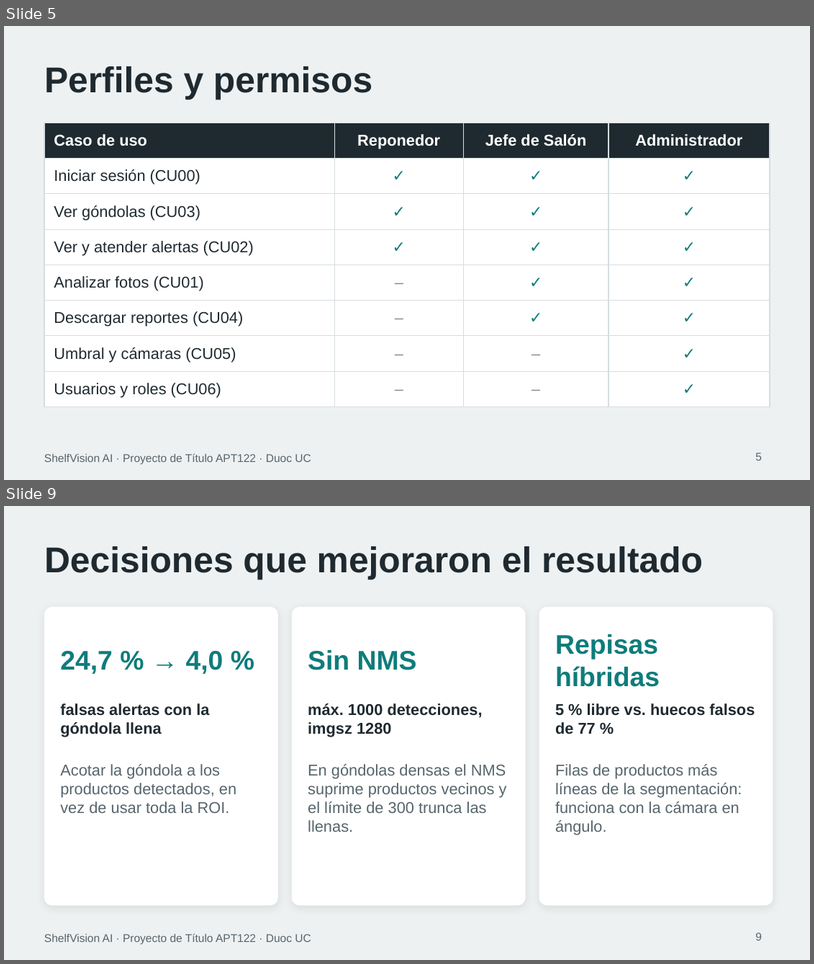
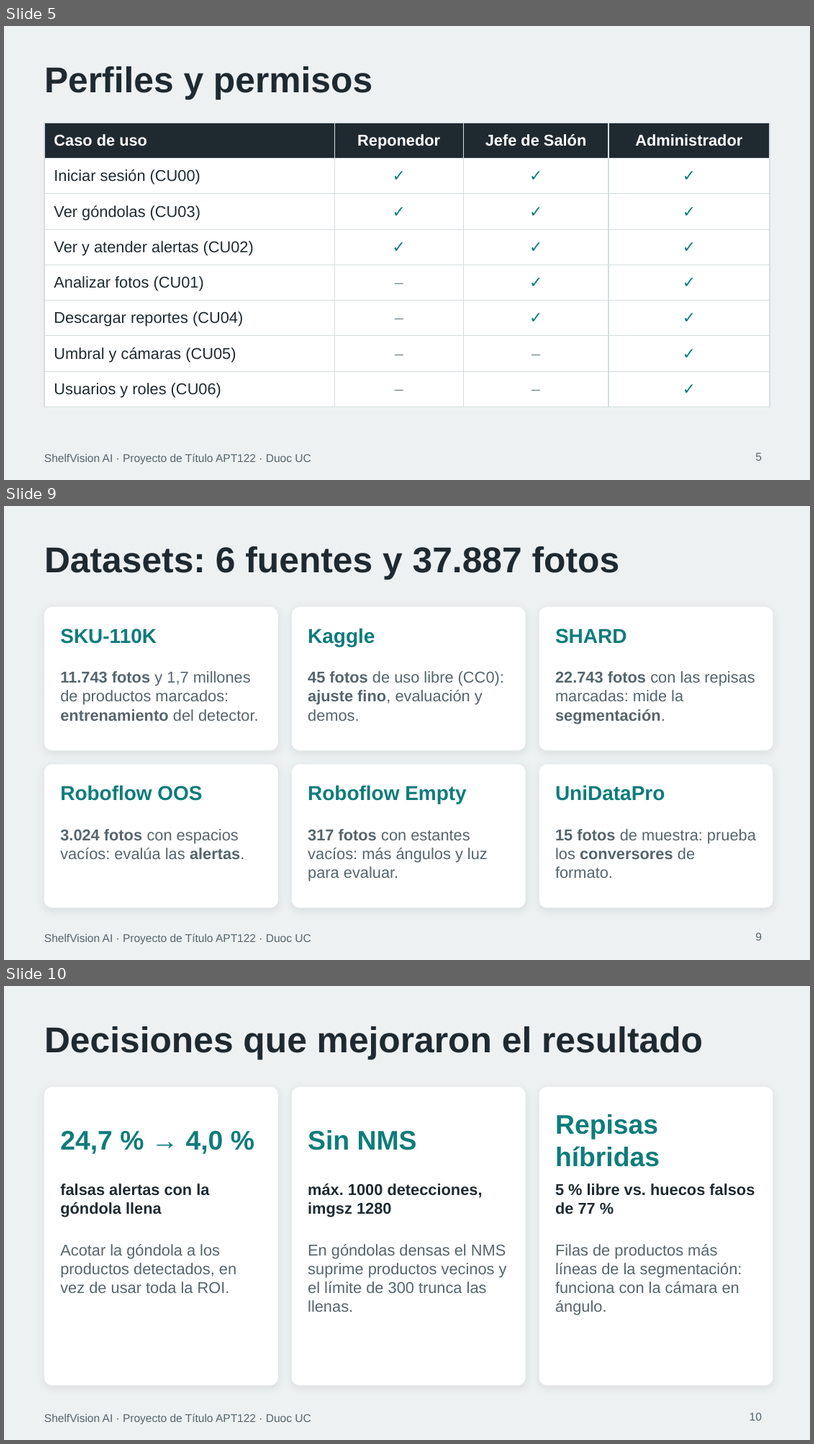
Before and after one commit to marcianabun/capstone, a slide deck: Fase 2/Evidencias Proyecto/Presentación Proyecto.pptx. Shown one above the other, each under a label of ours: slides 5 and 9 before the commit, slides 5, 9 and 10 after it; the slides between them are not shown. The pictures are 814x964 and 814x1444 pixels, drawn with LibreOffice and Linux fonts; fonts in the diff are those of the drawing. Boxes give left, top, right and bottom in pixels: in the first picture for what was removed or moved away, otherwise in the second. Text is boxed around its words. In the diff, an @@ line names an element or a change of style, - is before the commit and + after.

Commit message:
docs: ajusta la presentación según el ensayo: alcance, datasets, negritas y logos (#107, #109)
Del ensayo del 2026-11-23: la lámina de alcance pasa a dos mitades (qué cubre y qué queda fuera) con frases cortas y el detalle en las notas; una lámina nueva con los 6 datasets y sus 37.887 fotos; negritas en las palabras clave; y logos en la lámina del stack. El diseño, las decisiones, los resultados y la retrospectiva no se cambian. La presentación pasa a 17 láminas. Revisada exportándola a PDF desde PowerPoint.

```diff
--- a/Fase 2/Evidencias Proyecto/Presentación Proyecto.pptx
+++ b/Fase 2/Evidencias Proyecto/Presentación Proyecto.pptx
@@ slide 9 added at <box>4,506,810,960</box>, background #EEF1F2; not listed: 1 template element that a slide beside it also shows @@
@@ title added at <box>44,546,620,580</box>, 32 pt, text #1F2A30, bold @@
+Datasets: 6 fuentes y 37.887 fotos
@@ rounded rectangle added at <box>44,607,278,750</box>, fill #FFFFFF @@
@@ rounded rectangle added at <box>292,607,526,750</box>, fill #FFFFFF @@
@@ rounded rectangle added at <box>540,607,773,750</box>, fill #FFFFFF @@
@@ text added at <box>60,628,157,644</box>, 18 pt, text #0E7C7B, bold @@
+SKU-110K
@@ text added at <box>308,628,375,646</box>, 18 pt, text #0E7C7B, bold @@
+Kaggle
@@ text added at <box>556,628,627,644</box>, 18 pt, text #0E7C7B, bold @@
+SHARD
@@ text added at <box>60,671,259,721</box>, 14 pt, text #56656C @@
+11.743 fotos y 1,7 millones de productos marcados: entrenamiento del detector.
@@ text added at <box>308,671,504,721</box>, 14 pt, text #56656C @@
+45 fotos de uso libre (CC0): ajuste fino, evaluación y demos.
@@ text added at <box>556,671,755,723</box>, 14 pt, text #56656C @@
+22.743 fotos con las repisas marcadas: mide la segmentación.
@@ rounded rectangle added at <box>44,764,278,908</box>, fill #FFFFFF @@
@@ rounded rectangle added at <box>292,764,526,908</box>, fill #FFFFFF @@
@@ rounded rectangle added at <box>540,764,773,908</box>, fill #FFFFFF @@
@@ text added at <box>60,785,202,800</box>, 18 pt, text #0E7C7B, bold @@
+Roboflow OOS
@@ text added at <box>308,785,466,803</box>, 18 pt, text #0E7C7B, bold @@
+Roboflow Empty
@@ text added at <box>556,785,665,800</box>, 18 pt, text #0E7C7B, bold @@
+UniDataPro
@@ text added at <box>60,829,244,859</box>, 14 pt, text #56656C @@
+3.024 fotos con espacios vacíos: evalúa las alertas.
@@ text added at <box>308,829,488,881</box>, 14 pt, text #56656C @@
+317 fotos con estantes vacíos: más ángulos y luz para evaluar.
@@ text added at <box>556,829,756,878</box>, 14 pt, text #56656C @@
+15 fotos de muestra: prueba los conversores de formato.
@@ page number added at <box>756,932,762,940</box>, 10 pt, text #56656C @@
+9
@@ what was slide 9 is now slide 10 @@
@@ page number at <box>750,1412,762,1420</box>: text changed @@
-9
+10
```
Also in this commit, not shown: 9 slides changed, 4 other files.
